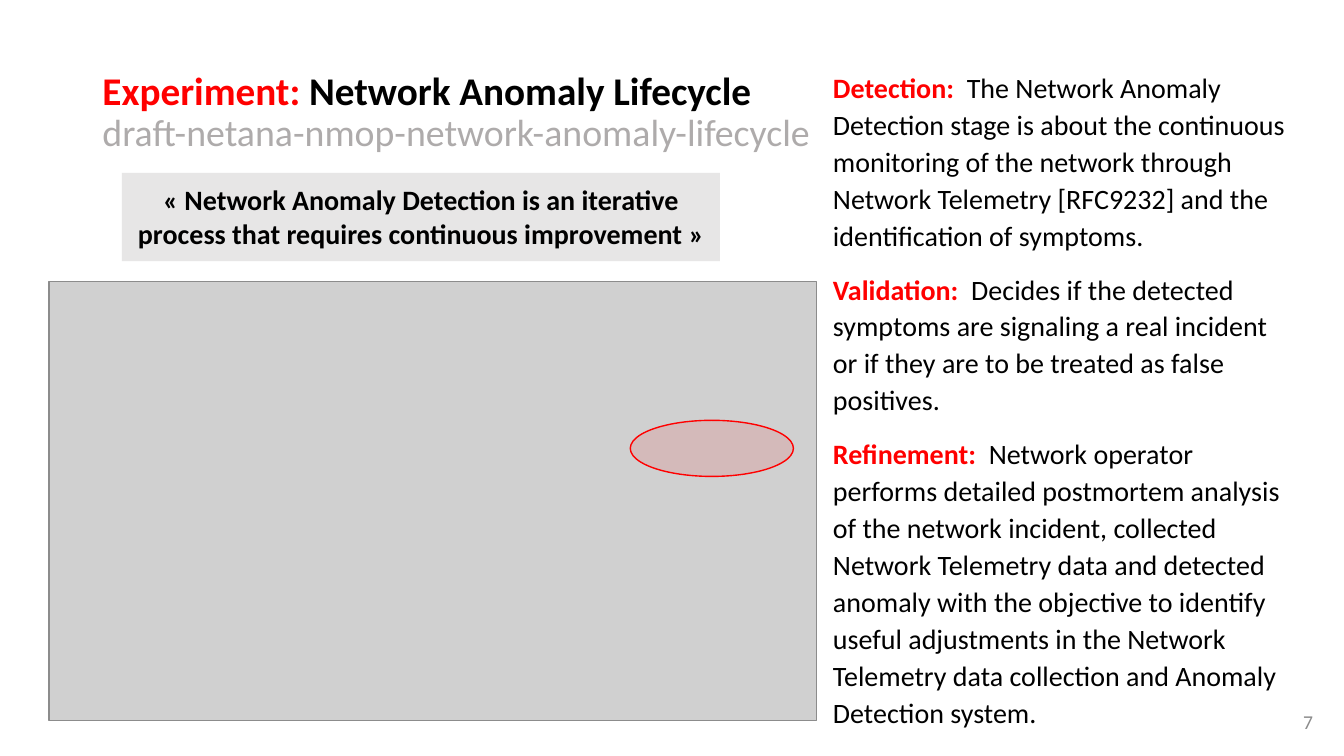
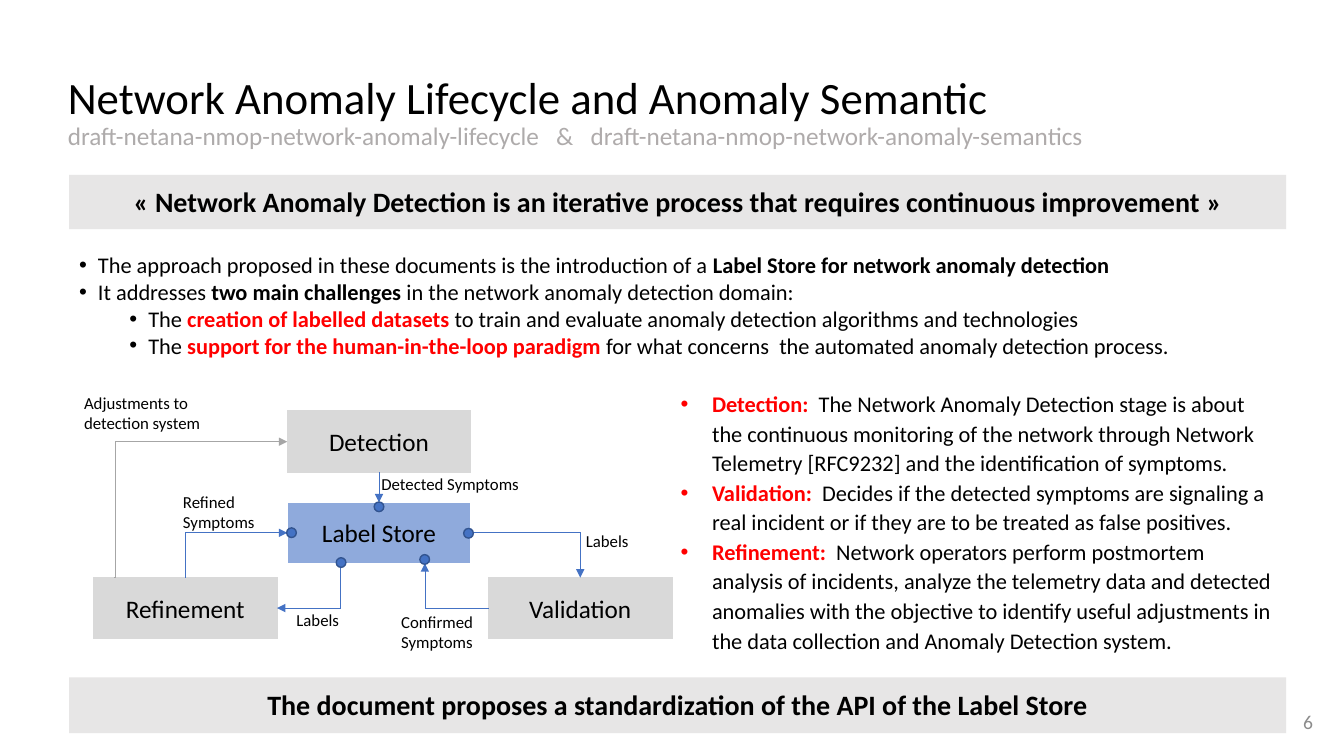
Before and after one commit to network-analytics/ietf-network-analytics-document-status, a slide deck: slide 6 of 121/NMOP/draft-ietf-nmop-network-anomaly-architecture-semantics-lifecycle.pptx (slide 7 before the commit). Drawn at 1344x756 pixels with LibreOffice and Linux fonts; fonts in the diff are those of the drawing; grey boxes stand for pictures. Boxes give left, top, right and bottom in pixels: in the first picture for what was removed or moved away, otherwise in the second. Text is boxed around its words. In the diff, an @@ line names an element or a change of style, - is before the commit and + after.

```diff
--- a/121/NMOP/draft-ietf-nmop-network-anomaly-architecture-semantics-lifecycle.pptx
+++ b/121/NMOP/draft-ietf-nmop-network-anomaly-architecture-semantics-lifecycle.pptx
@@ title at (x1=68, y1=83, x2=1083, y2=149): text changed; size 27 to 18 pt @@
-Experiment: Network Anomaly Lifecycle
-draft-netana-nmop-network-anomaly-lifecycle
+Network Anomaly Lifecycle and Anomaly Semantic
+draft-netana-nmop-network-anomaly-lifecycle & draft-netana-nmop-network-anomaly-semantics
@@ rectangle "« Network Anomaly Detection is ..." resized from (x1=122, y1=172, x2=720, y2=261) to (x1=70, y1=174, x2=1287, y2=229) @@
@@ text added at (x1=98, y1=257, x2=1169, y2=358), 16 pt, text #000000 @@
+• The approach proposed in these documents is the introduction of a Label Store for network anomaly detection
+• It addresses two main challenges in the network anomaly detection domain:
+  • The creation of labelled datasets to train and evaluate anomaly detection algorithms and technologies
+  • The support for the human-in-the-loop paradigm for what concerns the automated anomaly detection process.
@@ picture removed at (x1=49, y1=282, x2=817, y2=721) @@
@@ text "Detection: The Network Anomaly Detection ..." moved from (x1=833, y1=78, x2=1284, y2=728) to (x1=712, y1=396, x2=1271, y2=653) @@
@@ text at (x1=712, y1=396, x2=1264, y2=534): size 20 to 16 pt in "Detection: The Network Anomaly Detection stage is ...", "Validation: Decides if the detected symptoms are ..."; bullet none to •; less space between paragraphs @@
@@ ellipse removed at (x1=630, y1=420, x2=793, y2=477) @@
@@ text at (x1=712, y1=544, x2=1271, y2=653): text changed; size 20 to 16 pt @@
-Refinement: Network operator performs detailed postmortem analysis of the network incident, collected Network Telemetry data and detected anomaly with the objective to identify useful adjustments in the Network Telemetry data collection and Anomaly Detection system.
+• Refinement: Network operators perform postmortem analysis of incidents, analyze the telemetry data and detected anomalies with the objective to identify useful adjustments in the data collection and Anomaly Detection system.
@@ group added at (x1=84, y1=397, x2=673, y2=651): 6 texts, 5 elbow arrows, 5 ellipses, 4 rectangles, 1 arrow @@
+Detection
+Validation
+Refinement
+Label Store
+Detected Symptoms
+Adjustments to
+detection system
+Labels
+Confirmed
+Symptoms
+Refined
+Symptoms
+Labels
@@ rectangle added at (x1=70, y1=678, x2=1287, y2=733), fill #E7E6E6, 20 pt, text #000000, bold @@
+The document proposes a standardization of the API of the Label Store
@@ page number at (x1=1303, y1=716, x2=1313, y2=729): text changed @@
-7
+6
```
Also in this commit, not shown: 5 other slides changed, 5 slides added, 1 other file.
